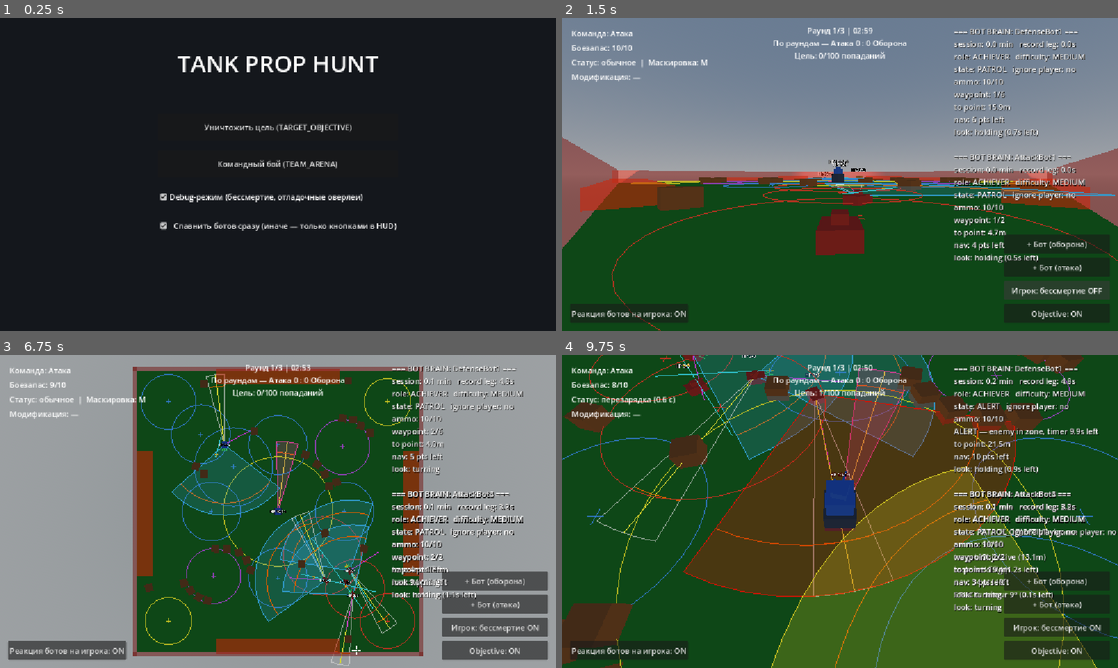
Above: before the commit, frames 1-4 (two rows, left to right).
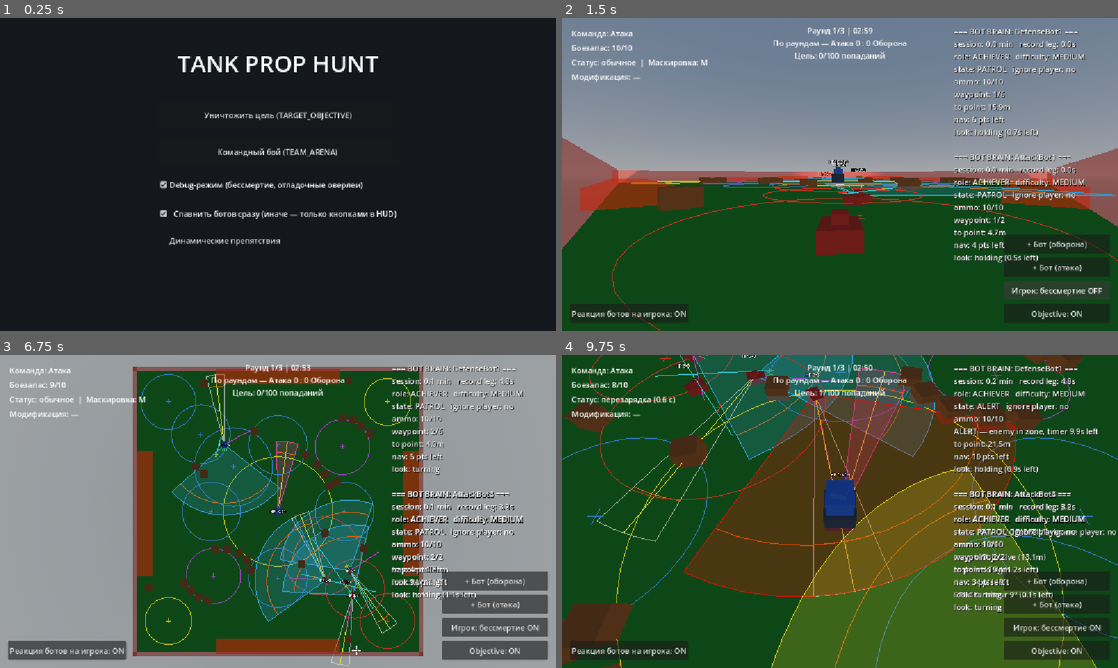
Above: after the commit, the same moments.

Repository: Imadakara/Tanks-Props
Game: Godot game, scene res://scenes/main_menu/MainMenu.tscn
Same seed, same stepped clock (60 frames per second), same inputs: the game is played once before the commit and once after it.
Inputs (mouse positions are in pixels of both pictures, inside the frame that each line leads up to):
- Up to frame 1 (0.25 s): no input
- Up to frame 2 (1.5 s): click "Уничтожить цель (TARGET_OBJEC…" at 0.5 s; click "Игрок: бессмертие ON" at 1.25 s
- Up to frame 3 (6.75 s): click "Игрок: бессмертие OFF" at 2 s; click "+ Бот (атака)" at 2.75 s; tap Enter at 3.5 s; move the mouse to (305, 511) at 3.52 s; press the mouse at (305, 511) at 3.53 s; hold W (move_forward) 3.53-6.53 s; move the mouse to (250, 511) at 4.27 s; release the mouse at (250, 511) at 4.28 s; tap M (toggle_disguise) at 4.35 s; move the mouse to (289, 505) at 5.02 s; tap 1 at 5.1 s; move the mouse to (272, 517) at 5.77 s; tap 2 at 5.85 s; move the mouse to (444, 558) at 6.52 s; hold A (turn_left) from 6.53 s (still down); tap 3 at 6.6 s
- Up to frame 4 (9.75 s): move the mouse to (673, 464) at 7.27 s; click (673, 464) at 7.35 s; move the mouse to (867, 511) at 8.02 s; release A (turn_left) at 8.03 s; hold S (move_backward) 8.03-8.78 s; hold M (toggle_disguise) 8.03-8.78 s; click (867, 511) at 8.17 s; move the mouse to (756, 433) at 8.77 s; hold D (turn_right) 8.78-9.53 s; tap 1 at 8.85 s; move the mouse to (867, 511) at 9.52 s; hold W (move_forward) from 9.53 s (still down); tap 2 at 9.6 s

The runs differ from the first frame. In frame 1, 3.4% of the frame differs, in the area x 28-72%, y 30-73%; in frame 2, nothing differs; in frame 3, less than 0.1%; in frame 4, less than 0.1%.

Commit message:
base of random obstacles system

Diff:
--- a/autoload/match_state.gd
+++ b/autoload/match_state.gd
@@ -60,6 +60,20 @@
 ## Живучесть через reload_current_scene() как у debug_enabled; reset_series() его не трогает.
 var bots_ignore_player: bool = false
 
+## Динамическая расстановка препятствий (см. корневой CLAUDE.md "Dynamic obstacle system",
+## Tank_Prop_Hunt_Obstacles_Navmesh_Guide.md §9). Ставится галочкой в меню (main_menu.gd), как
+## debug_enabled — синхронно, ПЕРЕД сменой сцены. false (дефолт) — карта берёт статический пресет
+## препятствий из редактора. true — map_scene.gd перед стартом убирает статические Obstacle.tscn,
+## расставляет до 30 случайных кубов (dynamic_obstacle_placer.gd) и перепекает навмеш. НЕ трогает
+## непроходимые зоны (HazardZone*) — они editor-placed. Живучесть через reload_current_scene() как
+## у debug_enabled; reset_series() флаг НЕ трогает (задаётся только меню).
+var dynamic_obstacles: bool = false
+## Зерно раскладки. 0 = ещё не выбрано; map_scene.gd выбирает случайное на первом раунде и ДЕРЖИТ
+## его весь матч — раскладка одна на все раунды, переживает reload_current_scene(). reset_series()
+## (меню / «Новый матч») зануляет → новый матч = новая раскладка. Между игровыми сессиями не
+## хранится. Для будущего сетевого кода: хост шлёт это число, каждый пир строит идентичную карту.
+var dynamic_obstacles_seed: int = 0
+
 var total_rounds: int = 3
 var current_round_num: int = 1
 var series_wins_attack: int = 0
@@ -70,6 +84,7 @@
 	player_team = 0
 	series_wins_attack = 0
 	series_wins_defense = 0
+	dynamic_obstacles_seed = 0  # новый матч — новая раскладка динамических препятствий (флаг dynamic_obstacles не трогаем: его ставит меню)
 
 ## Переход к следующему раунду — вызывается ИМЕННО при старте нового раунда (не при конце текущего).
 func advance_round() -> void:
--- a/scenes/main/spawn_zone.gd
+++ b/scenes/main/spawn_zone.gd
@@ -95,6 +95,9 @@
 		return
 	if not zone_role.is_empty():
 		add_to_group(zone_role)
+	# ВСЕ круглые зоны-маркеры (spawn / waypoint / alert / ammo / hide), независимо от zone_role —
+	# keep-out для динамической расстановки препятствий (dynamic_obstacle_placer.gd).
+	add_to_group("zone_circles")
 	# Круг на земле — отладочный визуал (зоны спавна + круги зон сброса ящиков): только в
 	# debug-режиме (MatchState.debug_enabled, галочка в меню). show_debug_circle остаётся
 	# вложенным per-instance фильтром.
--- a/scenes/main_menu/main_menu.gd
+++ b/scenes/main_menu/main_menu.gd
@@ -15,12 +15,22 @@
 ## debug-режимом (см. _on_debug_toggled() — скрыта/недоступна, пока тот выключен): в обычной игре
 ## ростер всегда спавнится сразу, без раздумий. См. MatchState.debug_spawn_bots_on_start.
 @onready var _spawn_bots_immediately_check: CheckBox = $VBoxContainer/SpawnBotsImmediatelyCheck
+## Галочка "динамические препятствия" (см. корневой CLAUDE.md "Dynamic obstacle system") —
+## создаётся в коде, не в .tscn (как debug-кнопки map_scene.gd — чтобы не трогать разметку сцены
+## меню). НЕ завязана на debug-режим: это игровая опция карты, а не отладочная обвязка.
+var _dynamic_obstacles_check: CheckBox
 
 func _ready() -> void:
 	_target_objective_button.pressed.connect(_go.bind(_TARGET_OBJECTIVE_SCENE))
 	_team_arena_button.pressed.connect(_go.bind(_TEAM_ARENA_SCENE))
 	_debug_mode_check.toggled.connect(_on_debug_toggled)
 	_on_debug_toggled(_debug_mode_check.button_pressed)
+
+	_dynamic_obstacles_check = CheckBox.new()
+	_dynamic_obstacles_check.name = "DynamicObstaclesCheck"
+	_dynamic_obstacles_check.text = "Динамические препятствия"
+	_dynamic_obstacles_check.button_pressed = MatchState.dynamic_obstacles  # запомнить выбор при возврате в меню
+	$VBoxContainer.add_child(_dynamic_obstacles_check)
 
 ## Видимость новой галочки следует за debug-режимом — вне debug-режима она не читается вообще
 ## (см. _go()), показывать её как будто что-то решает было бы вводящим в заблуждение.
@@ -35,5 +45,6 @@
 func _go(scene_path: String) -> void:
 	MatchState.debug_enabled = _debug_mode_check.button_pressed
 	MatchState.debug_spawn_bots_on_start = _spawn_bots_immediately_check.button_pressed if MatchState.debug_enabled else true
-	MatchState.reset_series()
+	MatchState.dynamic_obstacles = _dynamic_obstacles_check.button_pressed
+	MatchState.reset_series()  # среди прочего зануляет dynamic_obstacles_seed → новый матч = новая раскладка
 	get_tree().change_scene_to_file(scene_path)
--- a/scenes/maps/map_scene.gd
+++ b/scenes/maps/map_scene.gd
@@ -32,6 +32,7 @@
 const ScoreManagerScript := preload("res://scenes/main/score_manager.gd")
 const MatchManagerScript := preload("res://scenes/main/match_manager.gd")
 const ObjectiveAlertStateScript := preload("res://scenes/main/objective_alert_state.gd")
+const DynamicObstaclePlacerScript := preload("res://scenes/obstacles/dynamic_obstacle_placer.gd")
 
 ## Игровой режим карты — ЗАДАЁТСЯ В СЦЕНЕ (@export на корне: `TargetObjectiveMap.tscn` = 0,
 ## `TeamArenaMap.tscn` = 1), не детектится по наличию узла Objective. Значения совпадают с
@@ -85,6 +86,11 @@
 ## корневой CLAUDE.md, "Scene bring-up ordering").
 func _ready() -> void:
 	_build_map_borders()
+	# Динамический пресет препятствий (галочка в меню → MatchState.dynamic_obstacles). Держим
+	# старт раунда до конца асинхронной перепечки навмеша — боты/менеджер матча заводятся уже по
+	# новой карте проходимости.
+	if MatchState.dynamic_obstacles:
+		await _apply_dynamic_obstacles()
 	if MatchState.debug_enabled:
 		_setup_invincibility_toggle_button()
 		_setup_bot_spawn_buttons()
@@ -108,6 +114,11 @@
 ## стена всё равно не даёт выехать.
 const _BORDER_HEIGHT := 3.0
 const _BORDER_THICKNESS := 1.0
+
+## Динамическая расстановка: сколько раз перекатить зерно, если раскладка отрезала спавны/цель
+## (см. _apply_dynamic_obstacles). 30 кубов 2×2 на 72×72 практически никогда не заваливают
+## проход — это страховка, не нормальный путь.
+const _DYNAMIC_MAX_REROLLS := 4
 
 func _build_map_borders() -> void:
 	if not map_border_enabled:
@@ -160,6 +171,86 @@
 		container.add_child(body)
 		body.global_position = Vector3(xz.x, top_y + _BORDER_HEIGHT * 0.5, xz.y)
 
+## Динамический пресет препятствий (см. корневой CLAUDE.md "Dynamic obstacle system",
+## Tank_Prop_Hunt_Obstacles_Navmesh_Guide.md §9). Убирает статические Obstacle.tscn карты
+## (HazardZone* остаются — они editor-placed и ограничивают поле), расставляет до 30 случайных
+## кубов по правилам dynamic_obstacle_placer.gd и ПЕРЕПЕКАЕТ навмеш; если раскладка отрезала
+## спавны/цель друг от друга — перекатывает зерно (до _DYNAMIC_MAX_REROLLS раз). Bake асинхронный
+## — вызывающий _ready() ждёт этот метод (await), чтобы боты стартовали уже по новой проходимости
+## (см. Obstacles_Navmesh_Guide §7.3). Раскладка одна на весь матч: зерно в MatchState переживает
+## reload_current_scene(), зануляется в reset_series() (меню / «Новый матч»). Финальное зерно =
+## то, что дало связную карту — оно и держится для раундов 2-3 (и его же слал бы хост в сетевой игре).
+func _apply_dynamic_obstacles() -> void:
+	var nav := get_node_or_null("NavigationRegion3D") as NavigationRegion3D
+	if nav == null:
+		push_warning("map_scene: NavigationRegion3D не найден — динамические препятствия пропущены")
+		return
+	# Парсим ТОЛЬКО статические коллайдеры (Ground/Obstacle — StaticBody, слой 1) — быстро, без
+	# GPU→CPU readback визуальных мешей (тот на рантайме стопорит рендер, WARNING
+	# navigation_mesh_source_geometry_data_3d). HazardZone это НЕ меняет: она и в editor-запечке
+	# `BOTH` навмеш не вырезала (проверено — `geometry_collision_mask=5` на деле режет только слой
+	# 1), боты обходят зоны реактивно лучами объезда — см. hazard_zone.gd. Статические карты навмеш
+	# не перепекают, их .tscn parsed_geometry_type не хранит (дефолт ресурса — BOTH).
+	if nav.navigation_mesh != null:
+		nav.navigation_mesh.geometry_parsed_geometry_type = NavigationMesh.PARSED_GEOMETRY_STATIC_COLLIDERS
+
+	var link_pairs := _dynamic_layout_link_pairs()
+	if MatchState.dynamic_obstacles_seed == 0:
+		MatchState.dynamic_obstacles_seed = randi() % 2147483646 + 1  # 1..2^31-2, никогда 0
+
+	var attempt := 0
+	while true:
+		attempt += 1
+		# Убрать всё в группе "obstacles": на 1-й итерации — статические кубы карты, на реролле —
+		# свои динамические с прошлой попытки. remove_child синхронно, перепечка их уже не увидит.
+		for obs in get_tree().get_nodes_in_group("obstacles"):
+			if is_instance_valid(obs):
+				obs.get_parent().remove_child(obs)
+				obs.queue_free()
+		var placed := DynamicObstaclePlacerScript.populate(self, nav, MatchState.dynamic_obstacles_seed)
+		nav.bake_navigation_mesh()
+		await nav.bake_finished
+		await get_tree().physics_frame  # NavigationServer синкает карту на физ-кадре после запечки
+		var connected := _dynamic_layout_connected(nav, link_pairs)
+		if connected or attempt >= _DYNAMIC_MAX_REROLLS:
+			if MatchState.debug_enabled:
+				print("map_scene: динамический пресет — %d препятствий, seed %d, попыток %d, связно=%s"
+					% [placed, MatchState.dynamic_obstacles_seed, attempt, connected])
+			if not connected:
+				push_warning("map_scene: динамическая раскладка после %d попыток рвёт связность спавнов/цели — оставляю как есть" % attempt)
+			return
+		MatchState.dynamic_obstacles_seed = randi() % 2147483646 + 1  # реролл
+
+## Пары точек, которые ОБЯЗАНЫ остаться связными по навмешу после расстановки (иначе раунд
+## непроходим): спавн атаки ↔ спавн обороны всегда; + каждый спавн ↔ objective, если он на карте.
+func _dynamic_layout_link_pairs() -> Array:
+	var out: Array = []
+	var atk := get_tree().current_scene.find_child("AttackSpawnZone", true, false) as Node3D
+	var dfn := get_tree().current_scene.find_child("DefenseSpawnZone", true, false) as Node3D
+	var obj := get_tree().current_scene.find_child("Objective", true, false) as Node3D
+	if atk != null and dfn != null:
+		out.append([atk.global_position, dfn.global_position])
+	if obj != null and atk != null:
+		out.append([atk.global_position, obj.global_position])
+	if obj != null and dfn != null:
+		out.append([dfn.global_position, obj.global_position])
+	return out
+
+## true — по всем парам _dynamic_layout_link_pairs() навмеш даёт СВЯЗНЫЙ путь. map_get_path с
+## optimize возвращает частичный путь до ближайшей достижимой точки, если цель отрезана — поэтому
+## мало проверить size()>=2, надо ещё что последняя точка реально рядом с целью.
+func _dynamic_layout_connected(nav: NavigationRegion3D, pairs: Array) -> bool:
+	var nav_map: RID = nav.get_navigation_map()
+	for pair in pairs:
+		var from: Vector3 = pair[0]
+		var to: Vector3 = pair[1]
+		var path: PackedVector3Array = NavigationServer3D.map_get_path(nav_map, from, to, true)
+		if path.size() < 2:
+			return false
+		if path[path.size() - 1].distance_to(to) > 5.0:
+			return false
+	return true
+
 ## [УДАЛЕНО, по прямому запросу — "общая универсальная система для зон, единый визуал"] Раньше
 ## здесь жила отдельная пунктирная рисовалка кругов под вейпоинтами (`_build_waypoint_debug()`,
 ## `_WAYPOINT_DEBUG_RADIUS=7.5` — захардкоженное число, НЕ связанное с реальным
--- /dev/null
+++ b/scenes/obstacles/dynamic_obstacle_placer.gd
@@ -0,0 +1,189 @@
+extends RefCounted
+## Динамическая расстановка препятствий перед матчем — MVP-правила (см. корневой CLAUDE.md
+## "Dynamic obstacle system", Tank_Prop_Hunt_Obstacles_Navmesh_Guide.md §9). Ставит до
+## MAX_OBSTACLES коричневых кубов (Obstacle.tscn, дефолтный размер) в случайные точки карты:
+##  - не более MAX_OBSTACLES штук;
+##  - не внутри ни одной круглой зоны (группа "zone_circles": spawn / waypoint / alert / ammo /
+##    hide) + запас;
+##  - не внутри непроходимых зон (группа "hazard_zones", editor-placed) + запас;
+##  - не внутри объекта-цели / стационарной турели + запас;
+##  - не пересекаясь с уже поставленными кубами (минимальная дистанция между центрами);
+##  - в пределах Ground минус EDGE_MARGIN (куб не торчит в стену-границу карты).
+## Непроходимые зоны САМА не трогает — они editor-placed и служат ограничением поля.
+##
+## RNG seeded (RandomNumberGenerator + явный seed), всё аналитически и синхронно — раскладка
+## воспроизводима по одному int (для будущего сетевого кода: хост шлёт seed, пиры строят
+## идентичную карту). Единственный physics-запрос — луч вниз за реальной высотой земли.
+##
+## Вызывается map_scene.gd._apply_dynamic_obstacles() после _build_map_borders() и ДО
+## TeamSpawner.spawn_team(); статические Obstacle.tscn убирает вызывающий код. После populate()
+## вызывающий перепекает навмеш (NavigationRegion3D.bake_navigation_mesh + await bake_finished).
+##
+## Без class_name намеренно — headless run_project не подхватывает свежий class_name без
+## пересканирования редактором (см. CLAUDE.md). Подключается через preload, вызовы статические.
+
+const ObstacleScene := preload("res://scenes/obstacles/Obstacle.tscn")
+
+const MAX_OBSTACLES := 30
+## Габарит куба Obstacle.tscn по умолчанию (= GameConfig.disguise_prop_size — важно для маскировки:
+## имитируемый пропом объект должен совпадать по виду с этими кубами). Если дефолт префаба
+## поменяется — поправить здесь.
+const OBSTACLE_SIZE := Vector3(2.0, 1.25, 2.0)
+const EDGE_MARGIN := 3.0          # от края карты (стены-границы MapBorders)
+const ZONE_CLEARANCE := 1.5       # сверх радиуса круглой зоны
+const KEEPOUT_CLEARANCE := 1.0    # сверх габарита hazard / objective / турели
+const OBSTACLE_GAP := 0.6         # минимальный зазор между двумя кубами
+const ATTEMPTS_PER_OBSTACLE := 40
+const _GROUND_RAY_UP := 12.0
+const _GROUND_RAY_DOWN := 24.0
+
+## map_root — корень сцены карты (Node3D). nav_region — узел, под который вешать кубы (обычно
+## map_root/NavigationRegion3D — запекатель навмеша берёт их геометрию по слою 1). seed_value —
+## зерно RNG. Возвращает число реально поставленных кубов (может быть < MAX_OBSTACLES на тесной
+## карте — это норма, правило «не более 30»).
+static func populate(map_root: Node3D, nav_region: Node3D, seed_value: int) -> int:
+	var ground := map_root.find_child("Ground", true, false) as Node3D
+	if ground == null:
+		push_warning("dynamic_obstacle_placer: узла Ground нет — расстановка пропущена")
+		return 0
+	var ground_cs := ground.get_node_or_null("CollisionShape3D") as CollisionShape3D
+	if ground_cs == null or not (ground_cs.shape is BoxShape3D):
+		push_warning("dynamic_obstacle_placer: Ground без BoxShape3D — расстановка пропущена")
+		return 0
+	var ground_box := ground_cs.shape as BoxShape3D
+
+	var half_fp: float = OBSTACLE_SIZE.x * 0.5
+	var bx: float = maxf(1.0, ground_box.size.x * 0.5 - EDGE_MARGIN - half_fp)
+	var bz: float = maxf(1.0, ground_box.size.z * 0.5 - EDGE_MARGIN - half_fp)
+	var cx: float = ground.global_position.x
+	var cz: float = ground.global_position.z
+	var ground_top: float = ground.global_position.y + ground_box.size.y * 0.5  # верх пола (обычно 0)
+
+	var circles := _collect_circles(map_root)      # (center_x, center_z, radius)
+	var boxes := _collect_keepout_boxes(map_root)  # (center_x, center_z, half_x, half_z)
+
+	var rng := RandomNumberGenerator.new()
+	rng.seed = seed_value
+
+	var space := map_root.get_world_3d().direct_space_state
+	var placed := PackedVector2Array()  # центры уже поставленных кубов (XZ)
+	var min_pair: float = OBSTACLE_SIZE.x + OBSTACLE_GAP
+
+	for _i in range(MAX_OBSTACLES):
+		var found := false
+		var p := Vector2.ZERO
+		for _a in range(ATTEMPTS_PER_OBSTACLE):
+			var cand := Vector2(cx + rng.randf_range(-bx, bx), cz + rng.randf_range(-bz, bz))
+			if _hits_circle(cand, half_fp + ZONE_CLEARANCE, circles):
+				continue
+			if _hits_box(cand, half_fp + KEEPOUT_CLEARANCE, boxes):
+				continue
+			if _too_close(cand, placed, min_pair):
+				continue
+			p = cand
+			found = true
+			break
+		if not found:
+			continue  # места не нашлось за ATTEMPTS_PER_OBSTACLE — просто меньше кубов, идём дальше
+		var y := _ground_y(space, p, ground_top)
+		var obs := ObstacleScene.instantiate() as Node3D
+		nav_region.add_child(obs)
+		# Куб стоит НА земле: центр = верх пола + половина высоты (как статические Obstacle* в .tscn).
+		obs.global_position = Vector3(p.x, y + OBSTACLE_SIZE.y * 0.5, p.y)
+		placed.append(p)
+
+	return placed.size()
+
+
+## Все круглые зоны-маркеры (spawn_zone.gd сам регистрируется в группу "zone_circles" в _ready()).
+## Каждая → Vector3(center_x, center_z, radius).
+static func _collect_circles(map_root: Node) -> PackedVector3Array:
+	var out := PackedVector3Array()
+	for node in map_root.get_tree().get_nodes_in_group("zone_circles"):
+		var z := node as Node3D
+		if z == null or not ("radius" in z):
+			continue
+		var r: float = z.get("radius")
+		out.append(Vector3(z.global_position.x, z.global_position.z, r))
+	return out
+
+
+## Прямоугольные keep-out: непроходимые зоны (editor-placed) + объект-цель + стационарные турели.
+## Каждый → Vector4(center_x, center_z, half_x, half_z).
+static func _collect_keepout_boxes(map_root: Node) -> PackedVector4Array:
+	var out := PackedVector4Array()
+	for node in map_root.get_tree().get_nodes_in_group("hazard_zones"):
+		var h := node as Node3D
+		if h == null:
+			continue
+		var box := _world_box_xz(h, h.get_node_or_null("CollisionShape3D") as CollisionShape3D)
+		if box.w >= 0.0:
+			out.append(box)
+	var obj := map_root.find_child("Objective", true, false) as Node3D
+	if obj != null:
+		var box := _world_box_xz(obj, obj.get_node_or_null("CollisionShape3D") as CollisionShape3D)
+		if box.w >= 0.0:
+			out.append(box)
+	for node in map_root.get_tree().get_nodes_in_group("turrets"):
+		var t := node as Node3D
+		if t == null or not ("body_size" in t):
+			continue
+		var bs: Vector3 = t.get("body_size")
+		out.append(Vector4(t.global_position.x, t.global_position.z, bs.x * 0.5, bs.z * 0.5))
+	return out
+
+
+## Мировой XZ-AABB коробки `box_node.global_transform * BoxShape3D` — учитывает масштаб и поворот
+## (HazardZone* в .tscn заданы через scale, часть повёрнута на 90°). Для повёрнутого не-на-90°
+## бокса это консервативная (более широкая) оценка — для keep-out безопасно.
+## Возвращает Vector4(center_x, center_z, half_x, half_z); w (half_z) = -1.0, если формы нет.
+static func _world_box_xz(box_node: Node3D, shape_holder: CollisionShape3D) -> Vector4:
+	if shape_holder == null or not (shape_holder.shape is BoxShape3D):
+		return Vector4(0.0, 0.0, 0.0, -1.0)
+	var hs: Vector3 = (shape_holder.shape as BoxShape3D).size * 0.5
+	var t: Transform3D = box_node.global_transform
+	var min_x := INF
+	var max_x := -INF
+	var min_z := INF
+	var max_z := -INF
+	for sx: float in [-1.0, 1.0]:
+		for sy: float in [-1.0, 1.0]:
+			for sz: float in [-1.0, 1.0]:
+				var w: Vector3 = t * Vector3(hs.x * sx, hs.y * sy, hs.z * sz)
+				min_x = minf(min_x, w.x)
+				max_x = maxf(max_x, w.x)
+				min_z = minf(min_z, w.z)
+				max_z = maxf(max_z, w.z)
+	return Vector4((min_x + max_x) * 0.5, (min_z + max_z) * 0.5, (max_x - min_x) * 0.5, (max_z - min_z) * 0.5)
+
+
+static func _hits_circle(p: Vector2, pad: float, circles: PackedVector3Array) -> bool:
+	for c in circles:
+		if p.distance_to(Vector2(c.x, c.y)) < c.z + pad:
+			return true
+	return false
+
+
+static func _hits_box(p: Vector2, pad: float, boxes: PackedVector4Array) -> bool:
+	for b in boxes:
+		if absf(p.x - b.x) < b.z + pad and absf(p.y - b.y) < b.w + pad:
+			return true
+	return false
+
+
+static func _too_close(p: Vector2, placed: PackedVector2Array, min_dist: float) -> bool:
+	for q in placed:
+		if p.distance_to(q) < min_dist:
+			return true
+	return false
+
+
+static func _ground_y(space: PhysicsDirectSpaceState3D, p: Vector2, fallback_top: float) -> float:
+	var from := Vector3(p.x, fallback_top + _GROUND_RAY_UP, p.y)
+	var q := PhysicsRayQueryParameters3D.create(from, from + Vector3.DOWN * _GROUND_RAY_DOWN)
+	q.collision_mask = 1  # environment (Ground)
+	var hit: Dictionary = space.intersect_ray(q)
+	if hit.is_empty():
+		return fallback_top
+	var pos: Vector3 = hit["position"]
+	return pos.y
--- a/scenes/obstacles/hazard_zone.gd
+++ b/scenes/obstacles/hazard_zone.gd
@@ -1,14 +1,20 @@
 @tool
 extends Area3D
 ## HazardZone — универсальный префаб НЕПРОХОДИМОЙ ЗОНЫ (для любой карты). `Area3D` без
-## физического тела: танк (игрок и бот) проезжает СКВОЗЬ неё свободно, но запекатель навмеша
-## видит её по слою 3 (`collision_layer = 4`, входит в `geometry/collision_mask = 5`) и боты
-## маршрут через неё не строят. Одна техническая сцена `scenes/obstacles/HazardZone.tscn`,
-## размер каждого экземпляра — `@export size` (`@tool`, синхронит коллайдер и меш). См.
-## `Tank_Prop_Hunt_Obstacles_Navmesh_Guide.md` §2.
+## физического тела: танк (игрок и бот) проезжает СКВОЗЬ неё свободно. Одна техническая сцена
+## `scenes/obstacles/HazardZone.tscn`, размер каждого экземпляра — `@export size` (`@tool`,
+## синхронит коллайдер и меш). См. `Tank_Prop_Hunt_Obstacles_Navmesh_Guide.md` §2.
 ##
-## `collision_layer = 4` / `collision_mask = 0` и полупрозрачный красный материал заданы в самой
-## сцене. Меш — только визуал, на игру не влияет.
+## `collision_layer = 4` (слой 3) / `collision_mask = 0` и полупрозрачный красный материал заданы
+## в самой сцене. Меш — только визуал.
+##
+## ВАЖНО: навмеш зона НЕ вырезает (проверено — ни editor-запечка `PARSED_GEOMETRY_BOTH`, ни
+## рантайм `PARSED_GEOMETRY_STATIC_COLLIDERS` её не исключают; `geometry_collision_mask=5` на деле
+## режет только слой 1). Боты не заезжают в зону РЕАКТИВНО: их лучи объезда (`tank_ai_controller.
+## _cast_ray_dist`, `collide_with_areas=true`, маска включает слой 3) видят Area3D зоны как
+## препятствие и рулят в обход — A*-маршрут при этом может идти сквозь зону, но gap-scan/
+## аварийный тормоз бота его от неё отклоняют. Для настоящего carve навмеша нужен был бы
+## `NavigationObstacle3D` (`affect_navigation_mesh`) — вне текущего объёма.
 
 ## Габариты зоны. Применяются к дочернему `CollisionShape3D` (`BoxShape3D`) и `Mesh` (`BoxMesh`).
 @export var size: Vector3 = Vector3(2.0, 1.25, 2.0):
@@ -21,6 +27,11 @@
 
 func _ready() -> void:
 	_apply()
+	if Engine.is_editor_hint():
+		return
+	# Непроходимые зоны — keep-out для динамической расстановки препятствий (сами editor-placed,
+	# система их не трогает; см. dynamic_obstacle_placer.gd).
+	add_to_group("hazard_zones")
 
 ## Sub-ресурсы в `HazardZone.tscn` помечены `resource_local_to_scene = true` — правка `size`
 ## одного инстанса не задевает остальные.
--- a/scenes/obstacles/obstacle.gd
+++ b/scenes/obstacles/obstacle.gd
@@ -37,6 +37,10 @@
 
 func _ready() -> void:
 	_apply()
+	# Динамический пресет препятствий (см. map_scene.gd._apply_dynamic_obstacles /
+	# dynamic_obstacle_placer.gd) находит и убирает статические кубы карты по этой группе.
+	if not Engine.is_editor_hint():
+		add_to_group("obstacles")
 
 ## Sub-ресурсы в `Obstacle.tscn` помечены `resource_local_to_scene = true` — у каждого инстанса
 ## свои `BoxShape3D` / `BoxMesh` / `StandardMaterial3D`, правка `size`/`color` одного инстанса не
Not shown, changed: CLAUDE.md
